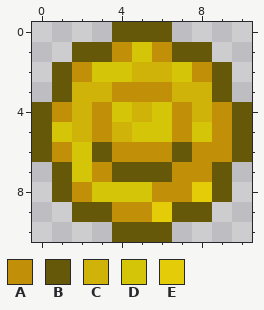
Pixel-art sprite, stored at CookieMod/Items/HoneyShield.png. Above: the version before the commit.
The file is 22x22 pixels, drawn in blocks of 2x2; one block is one cell here.
Palette (. is transparent): A #c29008  B #655808  C #cfb308  D #d4c508  E #e4cd08
Pixels before, first column x 0:
 0 ....BBB....
 1 ..BBADABB..
 2 .BADDCCDAB.
 3 .BCCAAACCB.
 4 BACADCDACAB
 5 BDCACDDADAB
 6 BADBAAABAAB
 7 .BDABBBAAB.
 8 .BADDDAAEB.
 9 ..BBAAEBB..
10 ....BBB....
The same view after the edit:
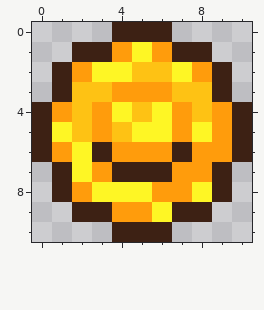
Edits made:
colour A: #c29008 -> #ff9c0c
colour B: #655808 -> #3d2114
colour C: #cfb308 -> #fec214
colour D: #d4c508 -> #fef625
Changed rows in their new state; - is a pixel that keeps its letter.
first column x 6:
 8 --D
 9 D--
